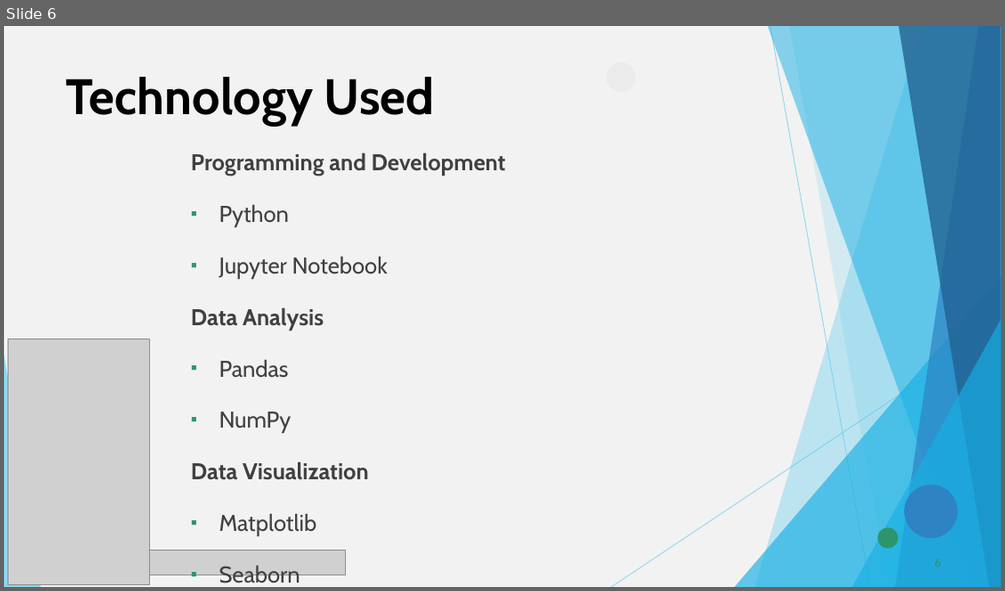
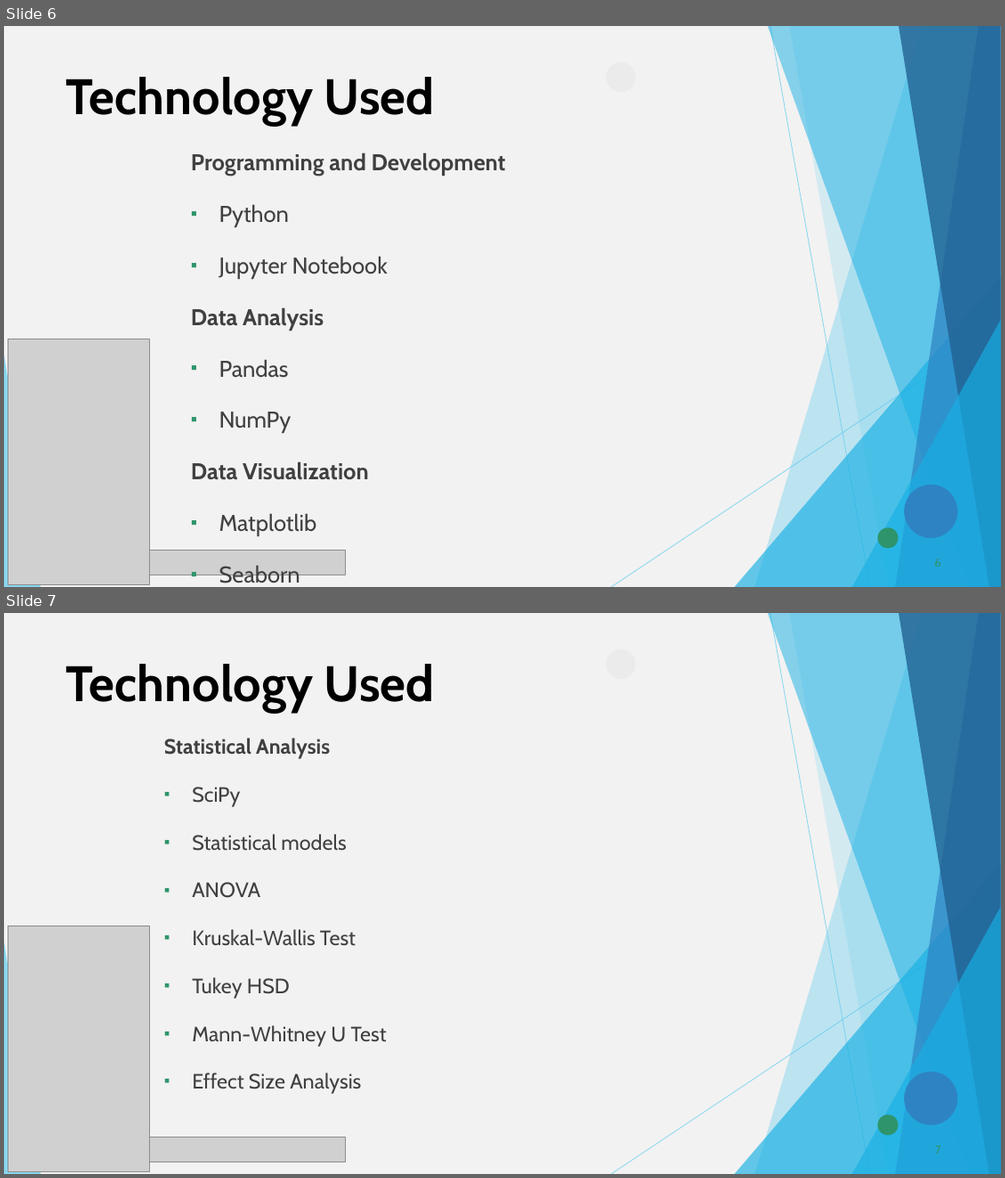
Before and after one commit to Gnaneswar0906/Seasonal-Agricultural-Performance-Analysis, a slide deck: Presentation/VOIS_Major_Project_PPT_Submission_Template_Gnaneswar.pptx. Shown one above the other, each under a label of ours: slide 6 before the commit, slides 6 and 7 after it. The pictures are 1005x591 and 1005x1178 pixels, drawn with LibreOffice and Linux fonts; fonts in the diff are those of the drawing; grey boxes stand for pictures. Boxes give left, top, right and bottom in pixels: in the first picture for what was removed or moved away, otherwise in the second. Text is boxed around its words. In the diff, an @@ line names an element or a change of style, - is before the commit and + after.

```diff
--- a/Presentation/VOIS_Major_Project_PPT_Submission_Template_Gnaneswar.pptx
+++ b/Presentation/VOIS_Major_Project_PPT_Submission_Template_Gnaneswar.pptx
@@ slide 7 added at [4,613,1001,1174], background #F2F2F2; not listed: 15 template elements that a slide beside it also shows @@
@@ title added at [65,664,435,713], 48 pt, text #000000, bold @@
+Technology Used
@@ text added at [164,738,387,1094], 20 pt, text #404040 @@
+Statistical Analysis
+▪ SciPy
+▪ Statistical models
+▪ ANOVA
+▪ Kruskal-Wallis Test
+▪ Tukey HSD
+▪ Mann-Whitney U Test
+▪ Effect Size Analysis
@@ picture added at [8,925,150,1172] @@
@@ picture added at [42,1137,345,1161] @@
```
Also in this commit, not shown: 1 slide changed.
